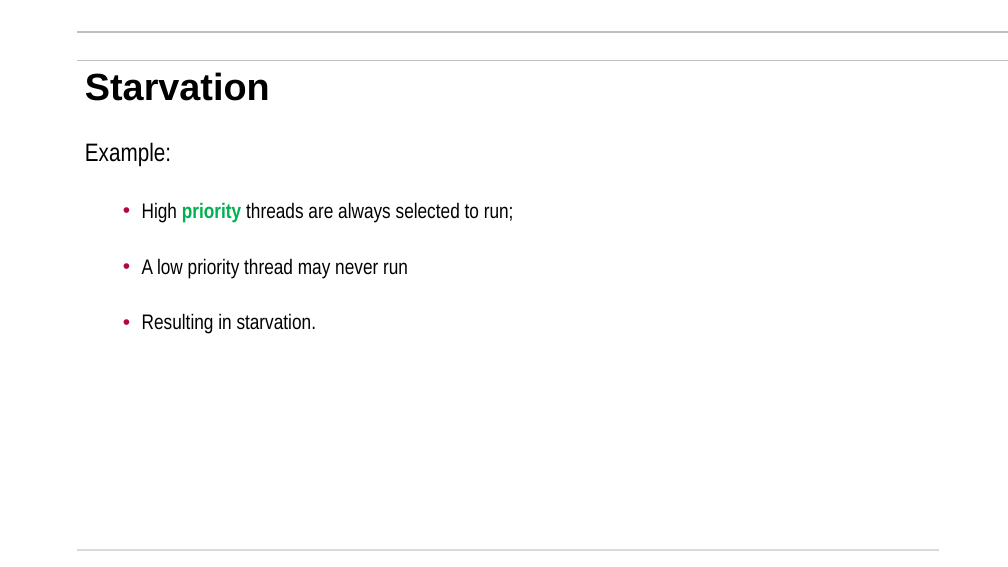
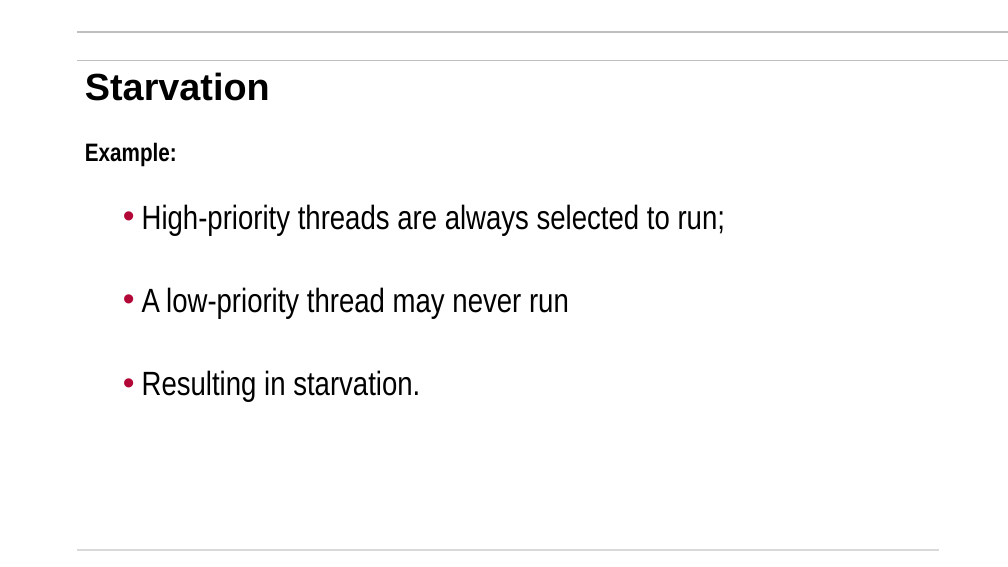
Before and after one commit to mikegrace2/CSEN160-Fall2026-Course-Website, a slide deck: slide 92 of lectures/Week06_File_Threads/2_Threads_V4.pptx (slide 91 before the commit). Drawn at 1008x567 pixels with LibreOffice and Linux fonts; fonts in the diff are those of the drawing; background and template pictures are left out. Boxes give left, top, right and bottom in pixels: in the first picture for what was removed or moved away, otherwise in the second. Text is boxed around its words. In the diff, an @@ line names an element or a change of style, - is before the commit and + after.

```diff
--- a/lectures/Week06_File_Threads/2_Threads_V4.pptx
+++ b/lectures/Week06_File_Threads/2_Threads_V4.pptx
@@ text at [85, 142, 420, 401]: bold on in "Example:"; size 20 to 32 pt in "Resulting in starvation." @@
@@ text at [142, 204, 725, 318]: text changed; size 20 to 32 pt @@
-  • High priority threads are always selected to run;
-  • A low priority thread may never run
+  • High-priority threads are always selected to run;
+  • A low-priority thread may never run
```
Also in this commit, not shown: 5 other slides changed, 1 other file.
